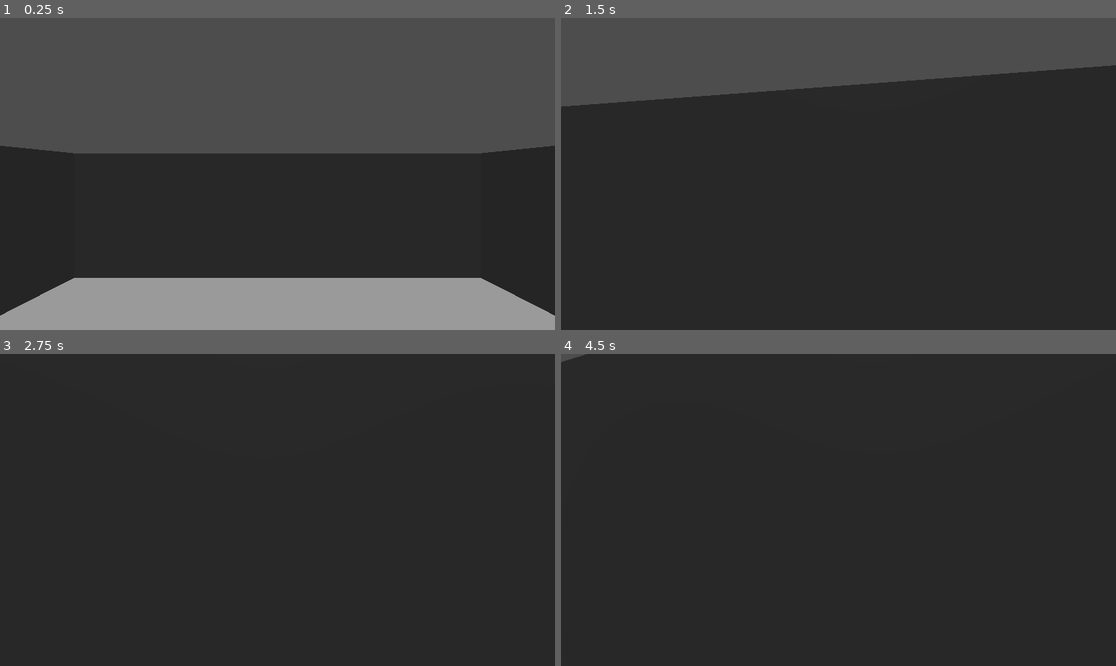
Above: before the commit, frames 1-4 (two rows, left to right).
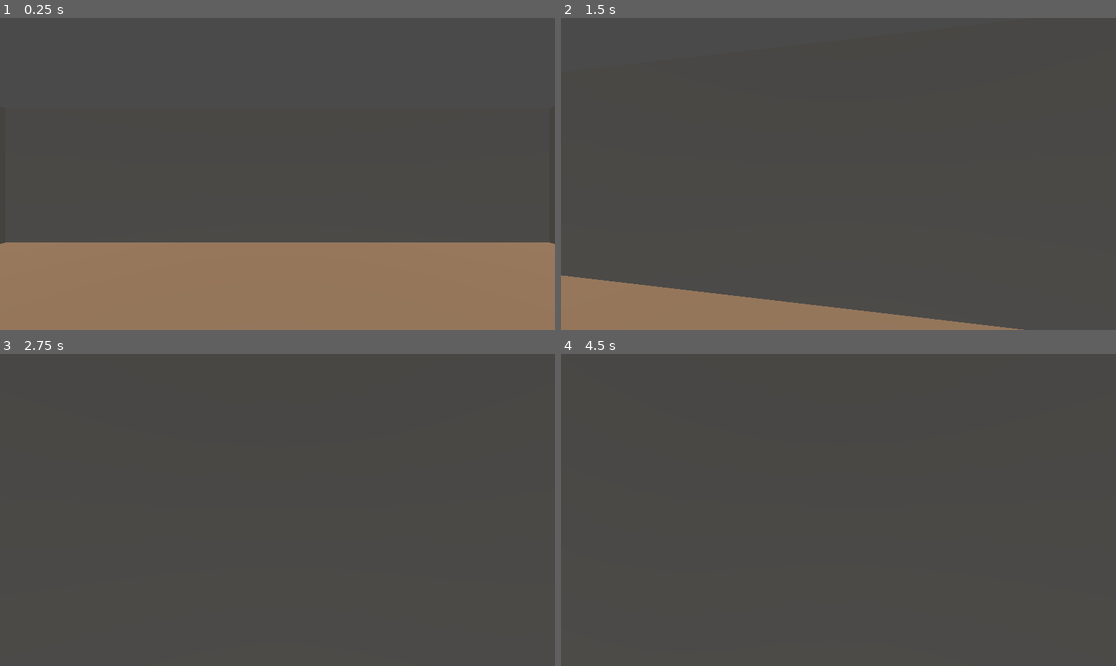
Above: after the commit, the same moments.

Repository: Ne-x-us-vault/Nexus_Blend
Game: Godot game, scene res://level_1.tscn
Same seed, same stepped clock (60 frames per second), same inputs: the game is played once before the commit and once after it.
Inputs (mouse positions are in pixels of both pictures, inside the frame that each line leads up to):
- Up to frame 1 (0.25 s): no input
- Up to frame 2 (1.5 s): tap Enter at 0.5 s; move the mouse to (866, 174) at 0.52 s; hold W (move_forward) from 0.53 s (still down); move the mouse to (810, 174) at 1.27 s
- Up to frame 3 (2.75 s): keep holding W (move_forward); move the mouse to (288, 503) at 2.02 s
- Up to frame 4 (4.5 s): keep holding W (move_forward); tap Space at 2.75, 4.25 s; move the mouse to (832, 516) at 2.77 s; tap Enter at 3.5 s; move the mouse to (877, 513) at 3.52 s; move the mouse to (794, 506) at 4.27 s

The runs differ from the first frame. In frame 1, 57% of the frame differs, in the area x 0-100%, y 40-100%; in frame 2, 78%; in frame 3, 100%, in the area x 0-100%, y 0-100%; in frame 4, 100%.

Commit message:
new game space UI

Diff:
--- a/godot_runtime/officegame/level_1.tscn
+++ b/godot_runtime/officegame/level_1.tscn
@@ -1,13 +1,24 @@
-[gd_scene load_steps=5 format=3 uid="uid://dto7g3317i8bs"]
+[gd_scene load_steps=8 format=3 uid="uid://dto7g3317i8bs"]
 
 [ext_resource type="Script" uid="uid://dj7khnewbdf4v" path="res://body.gd" id="1_3hls8"]
 [ext_resource type="Script" uid="uid://dq4fpygwbsyak" path="res://level_1.gd" id="1_hbghi"]
 
 [sub_resource type="Environment" id="Environment_ilcil"]
 
+[sub_resource type="StandardMaterial3D" id="StandardMaterial3D_hbghi"]
+albedo_color = Color(0.541176, 0.419608, 0.309804, 1)
+roughness = 0.65
+
+[sub_resource type="StandardMaterial3D" id="StandardMaterial3D_hn12h"]
+albedo_color = Color(0.898039, 0.886275, 0.858824, 1)
+
 [sub_resource type="CapsuleShape3D" id="CapsuleShape3D_hbghi"]
 radius = 0.4
 height = 1.8
+
+[sub_resource type="StandardMaterial3D" id="StandardMaterial3D_ihfcg"]
+albedo_color = Color(0.972549, 0.972549, 0.972549, 1)
+roughness = 0.9
 
 [node name="Level 1" type="Node3D"]
 script = ExtResource("1_hbghi")
@@ -21,27 +32,32 @@
 [node name="floor" type="CSGBox3D" parent="."]
 transform = Transform3D(1, 0, 0, 0, 1, 0, 0, 0, 1, 0, -0.1, 0)
 use_collision = true
-size = Vector3(10, 0.2, 10)
+size = Vector3(20, 0.2, 15)
+material = SubResource("StandardMaterial3D_hbghi")
 
 [node name="Wall_North" type="CSGBox3D" parent="."]
-transform = Transform3D(1, 0, 0, 0, 1, 0, 0, 0, 1, 0, 1.5, -5)
+transform = Transform3D(1, 0, 0, 0, 1, 0, 0, 0, 1, 0, 2.5, -7.5)
 use_collision = true
-size = Vector3(10, 3, 0.2)
+size = Vector3(20, 5, 0.2)
+material = SubResource("StandardMaterial3D_hn12h")
 
 [node name="Wall_South" type="CSGBox3D" parent="."]
-transform = Transform3D(1, 0, 0, 0, 1, 0, 0, 0, 1, 0, 1.5, 5)
+transform = Transform3D(1, 0, 0, 0, 1, 0, 0, 0, 1, 0, 2.5, 7.5)
 use_collision = true
-size = Vector3(10, 3, 0.2)
+size = Vector3(20, 5, 0.2)
+material = SubResource("StandardMaterial3D_hn12h")
 
 [node name="Wall_East" type="CSGBox3D" parent="."]
-transform = Transform3D(-4.37114e-08, 0, 1, 0, 1, 0, -1, 0, -4.37114e-08, 5, 1.5, 0)
+transform = Transform3D(-4.37114e-08, 0, 1, 0, 1, 0, -1, 0, -4.37114e-08, 10, 2.5, 0)
 use_collision = true
-size = Vector3(10, 3, 0.2)
+size = Vector3(15, 5, 0.2)
+material = SubResource("StandardMaterial3D_hn12h")
 
 [node name="Wall_West" type="CSGBox3D" parent="."]
-transform = Transform3D(-4.37114e-08, 0, 1, 0, 1, 0, -1, 0, -4.37114e-08, -5, 1.5, 0)
+transform = Transform3D(-4.37114e-08, 0, 1, 0, 1, 0, -1, 0, -4.37114e-08, -10, 2.5, 0)
 use_collision = true
-size = Vector3(10, 3, 0.2)
+size = Vector3(15, 5, 0.2)
+material = SubResource("StandardMaterial3D_hn12h")
 
 [node name="Player" type="Node3D" parent="."]
 transform = Transform3D(1, 0, 0, 0, 1, 0, 0, 0, 1, 0, 1, 0)
@@ -62,3 +78,8 @@
 autostart = true
 
 [node name="ImportedModel" type="Node3D" parent="."]
+
+[node name="Celing" type="CSGBox3D" parent="."]
+transform = Transform3D(1, 0, 0, 0, 1, 0, 0, 0, 1, 0, 5, 0)
+size = Vector3(20, 0.2, 15)
+material = SubResource("StandardMaterial3D_ihfcg")
